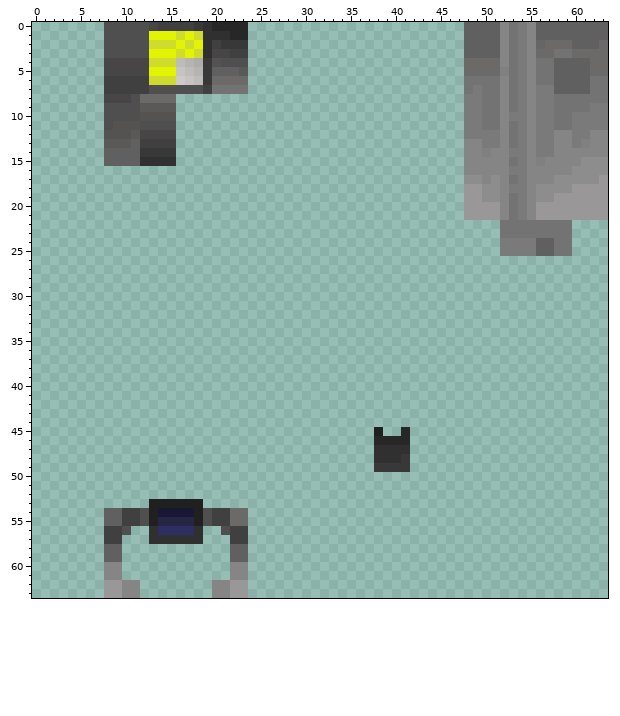
Two states of a pixel-art sprite, src/main/resources/assets/susy/textures/armor/filtered_chest.png. The picture above is the old version.
The file is 64x64 pixels. Colours within 5 levels of each other are drawn and written as one.
Now the later version:
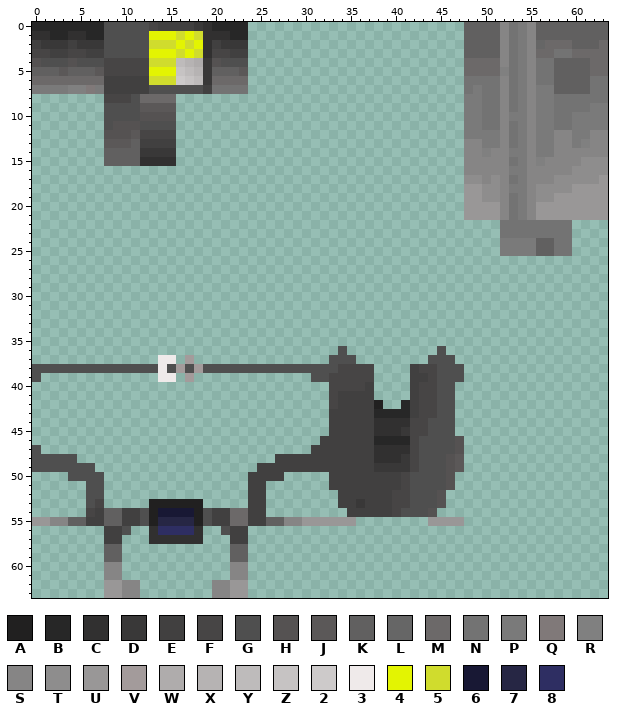
Palette (. is transparent): A #212020  B #272727  C #313030  D #393838  E #414040  F #474545  G #4f4f4f  H #555252  J #5b5858  K #616060  L #666666  M #6c6969  N #737373  P #7a7a7a  Q #807979  R #808080  S #868585  T #8e8d8d  U #999797  V #a39b9b  W #afacac  X #b6b3b3  Y #bebbbb  Z #c6c3c3  2 #cdcaca  3 #efeaea  4 #e3f402  5 #d0dc2d  6 #181834  7 #262644  8 #2e2e62
The commit says: feat: updated rebreather and filtered tanks textures/models
Edits made:
Changed rows in their new state; - is an unchanged pixel.
first column x 0:
 0 BBBBBBBB
 1 CCBBCCBB
 2 EDDDEDDD
 3 FFEEFFEE
 4 HGGGHGGG
 5 KKKJKKKJ
 6 MMMMMMMM
 7 PPPPRRQP
first column x 0:
36 ----------------------------------G----------G--
37 --------------33-V---------------GGG--------GGG-
38 GGGGGGGGGGGGGG3GVGVGGGGGGGGGGGGGGGFFFF----EFFGGG
39 G-------------33-V-------------GGFFFFF----EEFGGG
40 ---------------------------------FFFFE----EFFGG-
41 ---------------------------------FEEEE----EFFGG-
42 ---------------------------------FEEEEA--BEFFGG-
43 ---------------------------------EEEEEBBBBEFFGG-
44 ---------------------------------EEEEECCCCFFGGG-
45 ---------------------------------EEEEECCCDFFGGG-
46 --------------------------------EEEEEE----FGGGGH
47 G------------------------------EEEEEEE----FGGGGH
48 GGGGG----------------------EEEEEEEEEEE----FGGGHJ
49 GGGGGGG------------------EEEEEEEEEEEEE----FGGGHJ
50 ----GGGG----------------EEEE-----EEEEEEEEFGGGGH-
51 ------GG----------------EE-------EEEEEEEEFGGGGH-
52 ------GG----------------EE--------EEEEEEFFGGGH--
53 ------GF----------------EE--------EEDEEEFFGGGH--
54 ------FE----------------EE---------EEEEEFGGGH---
55 UUSSKKEE----------------EEKKSSUUUUUU--------UUUU
